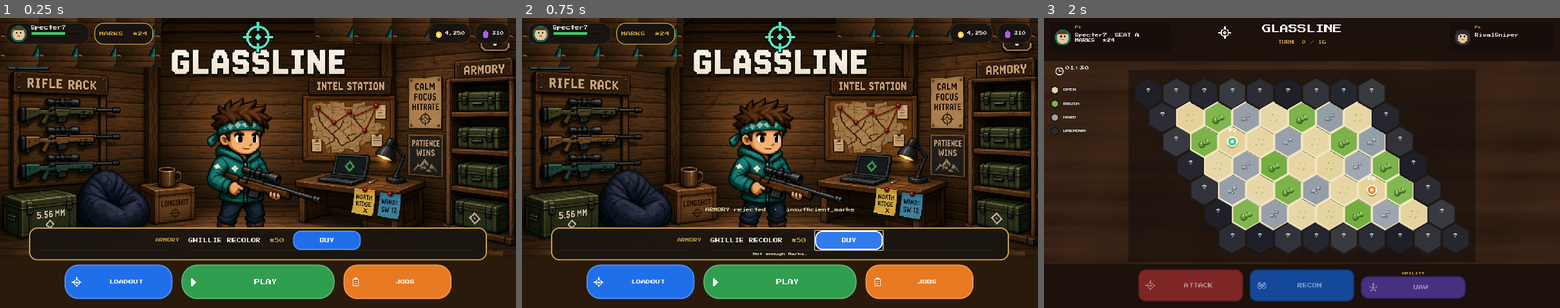
Above: before the commit, frames 1-3 (left to right).
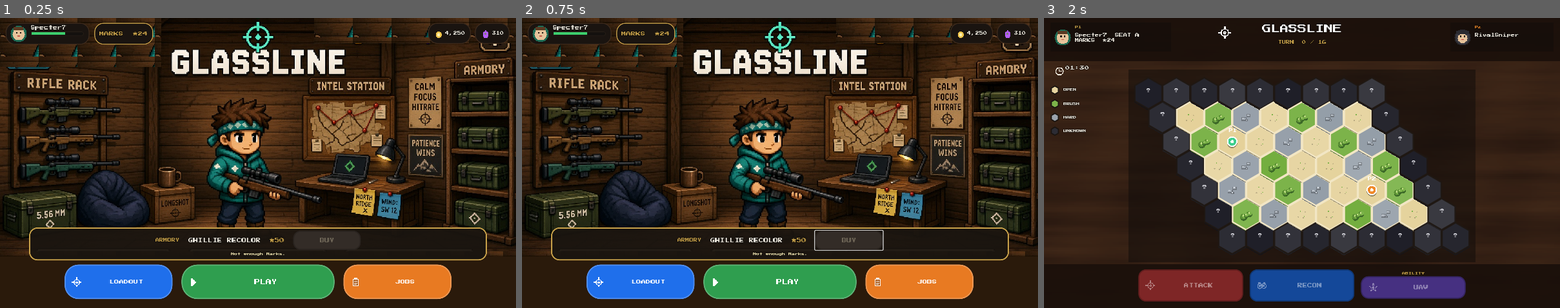
Above: after the commit, the same moments.

Repository: physikal/glassline-godot
Game: Godot game, scene res://scenes/lobby/hideout_lobby.tscn
Same seed, same stepped clock (60 frames per second), same inputs: the game is played once before the commit and once after it.
Inputs (mouse positions are in pixels of both pictures, inside the frame that each line leads up to):
- Up to frame 1 (0.25 s): no input
- Up to frame 2 (0.75 s): click (847, 241) at 0.5 s, where only the run before the commit has a clickable "BUY"
- Up to frame 3 (2 s): click "PLAY" at 1.25 s

The runs differ from the first frame. In frame 1, 0.9% of the frame differs, in the area x 44-70%, y 73-82%; in frame 2, 1.1%, in the area x 35-70%, y 65-80%; in frame 3, nothing differs.

Commit message:
P2 UX: disabled BUY at ★24, OWNED · visual only (#10)
Default mock ★24 vs stamped ★50 shows a muted, disabled BUY plus Not enough Marks. Owned chrome uses OWNED · visual only instead of stowed / EQUIPPED. Snapshot Marks bind and LiveMatchClient shop methods unchanged.

Diff:
--- a/scenes/lobby/hideout_lobby.gd
+++ b/scenes/lobby/hideout_lobby.gd
@@ -457,16 +457,18 @@
 	})
 	_shop_name.text = bag.item_name()
 	_shop_price.text = Chrome.marks_star_text(bag.price())
-	_shop_btn.disabled = _buying
-	if ClientSession.owns_cosmetic(Contract.SHOP_STUB_ITEM_ID):
-		if ClientSession.is_equipped(Contract.SHOP_STUB_ITEM_ID):
-			_shop_btn.text = "EQUIPPED"
-		else:
-			_shop_btn.text = "EQUIP"
-		if _shop_status.text == "" or _shop_status.text == "Not enough Marks.":
-			_shop_status.text = "OWNED  ·  visual only"
+	var owned: bool = ClientSession.owns_cosmetic(Contract.SHOP_STUB_ITEM_ID)
+	var can_buy: bool = int(ClientSession.marks) >= int(bag.price())
+	_shop_btn.text = Shop.row_action_text(owned)
+	_shop_btn.disabled = not Shop.row_buy_enabled(owned, can_buy, _buying)
+	_shop_status.text = Shop.row_status_text(owned, can_buy)
+	if owned:
+		Chrome.paint_chunk_button(_shop_btn, Color("2a241c"), Chrome.HIGH_GOLD)
+	elif can_buy:
+		Chrome.paint_chunk_button(_shop_btn, Chrome.LOADOUT_BLUE, Color.WHITE)
 	else:
-		_shop_btn.text = "BUY"
+		## ★24 vs ★50 — muted / disabled BUY, not an active CTA.
+		Chrome.paint_chunk_button(_shop_btn, Color("3a322c"), Color(0.72, 0.68, 0.58, 0.70))
 	_refresh_bg()
 
 
@@ -486,7 +488,7 @@
 	_refresh_marks()
 	_buying = false
 	if shop.is_insufficient():
-		_shop_status.text = "Not enough Marks."
+		_shop_status.text = Contract.SHOP_INSUFFICIENT_COPY
 		_toast_msg("ARMORY rejected  ·  insufficient_marks")
 	elif shop.is_unavailable():
 		_shop_status.text = "LIVE shop not ready"
@@ -495,8 +497,8 @@
 		_shop_status.text = str(shop.error)
 		_toast_msg("ARMORY rejected  ·  %s" % shop.error)
 	else:
-		_shop_status.text = "OWNED  ·  visual only"
-		_toast_msg("Ghillie Recolor stowed.")
+		_shop_status.text = Contract.SHOP_OWNED_COPY
+		_toast_msg(Contract.SHOP_OWNED_COPY)
 	_refresh_shop()
 
 
@@ -511,7 +513,7 @@
 	else:
 		ClientSession.apply_shop(body)
 	_refresh_shop()
-	_toast_msg("Ghillie Recolor equipped." if ClientSession.ghillie else "Teal jacket back on.")
+	_toast_msg(Contract.SHOP_OWNED_COPY)
 
 
 func _toggle_suit() -> void:
--- a/scripts/chrome.gd
+++ b/scripts/chrome.gd
@@ -71,6 +71,21 @@
 	return _styled_button(text, bg, fg, min_size, 18, 12)
 
 
+static func paint_chunk_button(button: Button, bg: Color, fg: Color) -> void:
+	## Restyle an existing chunk button (active BUY vs disabled / OWNED).
+	if button == null:
+		return
+	var radius := 18
+	button.add_theme_color_override("font_color", fg)
+	button.add_theme_color_override("font_hover_color", fg)
+	button.add_theme_color_override("font_pressed_color", fg)
+	button.add_theme_color_override("font_disabled_color", Color(fg, 0.50))
+	button.add_theme_stylebox_override("normal", flat(bg, radius, bg.lightened(0.22), 3))
+	button.add_theme_stylebox_override("hover", flat(bg.lightened(0.08), radius, Color.WHITE, 3))
+	button.add_theme_stylebox_override("pressed", flat(bg.darkened(0.12), radius, bg.darkened(0.3), 3))
+	button.add_theme_stylebox_override("disabled", flat(bg.darkened(0.12), radius, bg.darkened(0.28), 3))
+
+
 static func pill_chip(bg: Color = INK, border: Color = Color("3d2a1c")) -> PanelContainer:
 	var panel := PanelContainer.new()
 	panel.mouse_filter = Control.MOUSE_FILTER_IGNORE
--- a/tools/headless_loop_test.gd
+++ b/tools/headless_loop_test.gd
@@ -356,6 +356,13 @@
 	_expect(failed, listed.price() == 50, "S1 catalog price is 50 not 40")
 	_expect(failed, listed.balance() == Contract.MOCK_WALLET_STUB, "S1 you.marks stub 24")
 	_expect(failed, not listed.owns_stub(), "S1 not owned yet")
+	_expect(failed, not listed.can_afford(), "S3 ★24 cannot afford ★50")
+	_expect(failed, Shop.row_action_text(false) == "BUY", "P2 unaffordable action is BUY")
+	_expect(failed, Shop.row_status_text(false, false) == Contract.SHOP_INSUFFICIENT_COPY, "P2 BUY status insufficient")
+	_expect(failed, not Shop.row_buy_enabled(false, false), "P2 BUY disabled when Marks < price")
+	_expect(failed, Shop.row_action_text(true) == "OWNED", "P2 owned action is OWNED not EQUIPPED")
+	_expect(failed, Shop.row_status_text(true, true) == Contract.SHOP_OWNED_COPY, "P2 owned copy visual only")
+	_expect(failed, Shop.row_buy_enabled(true, false), "P2 OWNED stays clickable to toggle plate")
 	_expect(failed, Contract.RECON_BASE == 0.35 and Contract.MARKS_PVP_WIN == 25, "S4 combat table unchanged")
 
 	var session = SessionScript.new()
--- a/types/contract.gd
+++ b/types/contract.gd
@@ -70,6 +70,9 @@
 const SHOP_ERR_ALREADY_OWNED := "already_owned"
 const SHOP_ERR_UNKNOWN_ITEM := "unknown_item"
 const SHOP_ERR_UNAVAILABLE := "shop_unavailable"
+## Hideout row copy — owned chrome is this line, not stowed / EQUIPPED.
+const SHOP_OWNED_COPY := "OWNED  ·  visual only"
+const SHOP_INSUFFICIENT_COPY := "Not enough Marks."
 
 ## Locked GD earn table (2026-09-18). Mock display grants only; LIVE ledger is Coder.
 const MARKS_PVP_WIN := 25
--- a/types/shop.gd
+++ b/types/shop.gd
@@ -204,3 +204,28 @@
 
 func is_unavailable() -> bool:
 	return error == Contract.SHOP_ERR_UNAVAILABLE or error == "http_404" or error.begins_with("http_404")
+
+
+func can_afford() -> bool:
+	return balance() >= price()
+
+
+static func row_action_text(owned: bool) -> String:
+	## Owned chrome is OWNED (visual toggle), never EQUIPPED / stowed.
+	return "OWNED" if owned else "BUY"
+
+
+static func row_status_text(owned: bool, can_buy: bool) -> String:
+	if owned:
+		return Contract.SHOP_OWNED_COPY
+	if not can_buy:
+		return Contract.SHOP_INSUFFICIENT_COPY
+	return ""
+
+
+static func row_buy_enabled(owned: bool, can_buy: bool, buying: bool = false) -> bool:
+	if buying:
+		return false
+	if owned:
+		return true
+	return can_buy
Binary file changed: artifacts/ux/shop_post_buy_marks.png
Binary file changed: artifacts/ux/shop_row.png
Not shown, changed: artifacts/MARKS_SINK_NOTES.md
